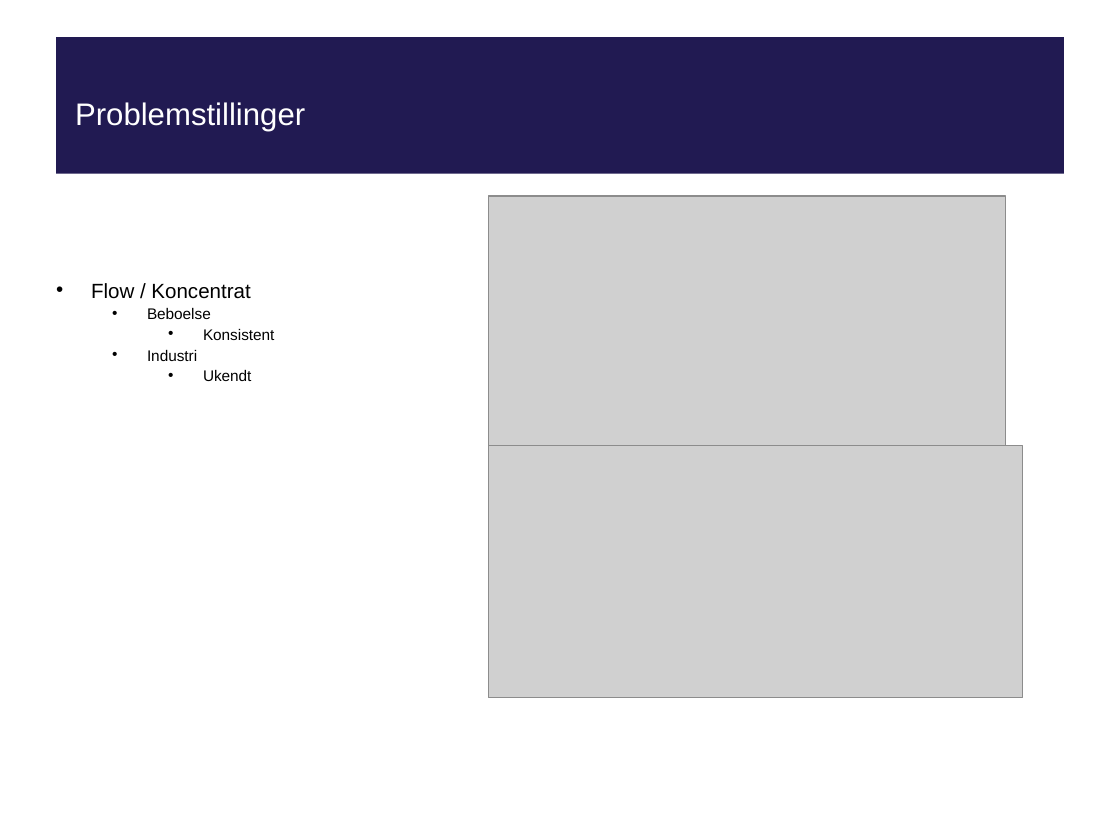
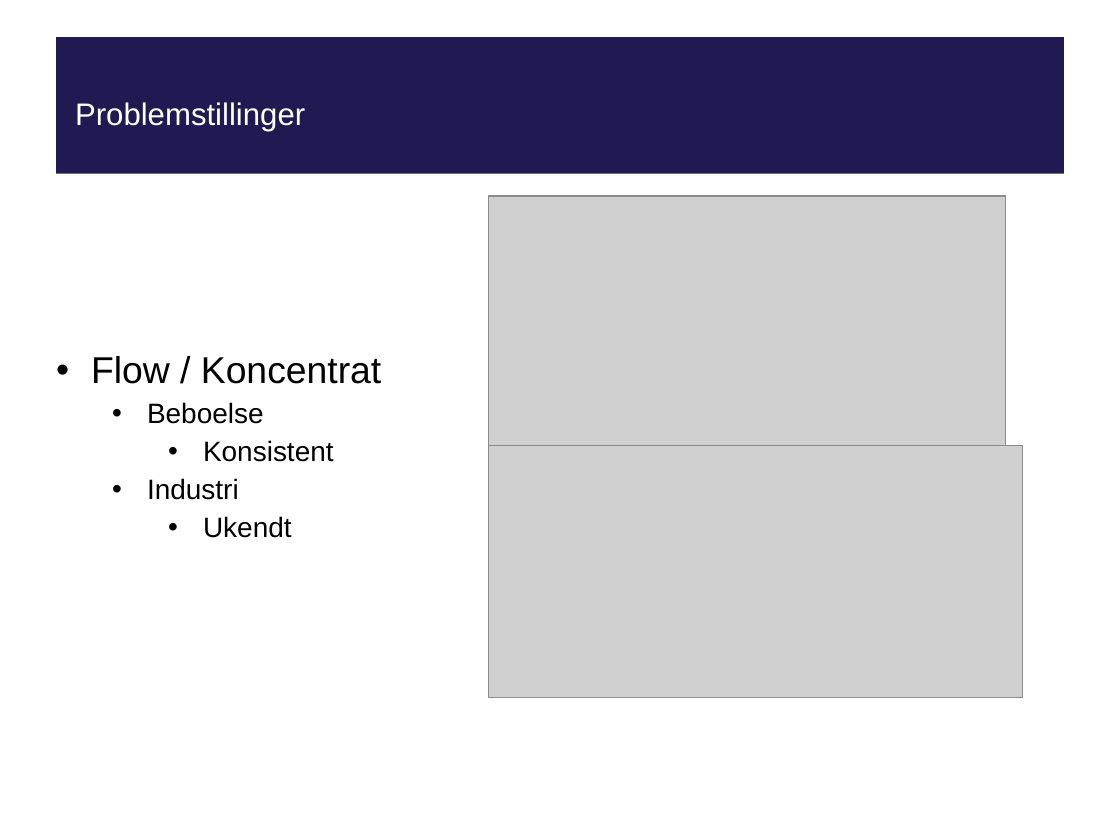
Before and after one commit to tpilga12/P10, a slide deck: slide 4 of Fredericia/presentation/presentation2.pptx. Drawn at 1120x840 pixels with LibreOffice and Linux fonts; fonts in the diff are those of the drawing; grey boxes stand for pictures; background and template pictures are left out. Boxes give left, top, right and bottom in pixels: in the first picture for what was removed or moved away, otherwise in the second. Text is boxed around its words. In the diff, an @@ line names an element or a change of style, - is before the commit and + after.

```diff
--- a/Fredericia/presentation/presentation2.pptx
+++ b/Fredericia/presentation/presentation2.pptx
@@ text "Flow / Koncentrat" at (x1=91, y1=356, x2=381, y2=538): size 13.2 to 24 pt in "Flow / Koncentrat"; size 9.9 to 18 pt in "Beboelse", "Konsistent", "Industri", "Ukendt"; line spacing 0.7 to 0.9 @@
```
Also in this commit, not shown: 4 other slides changed, 10 other files.
